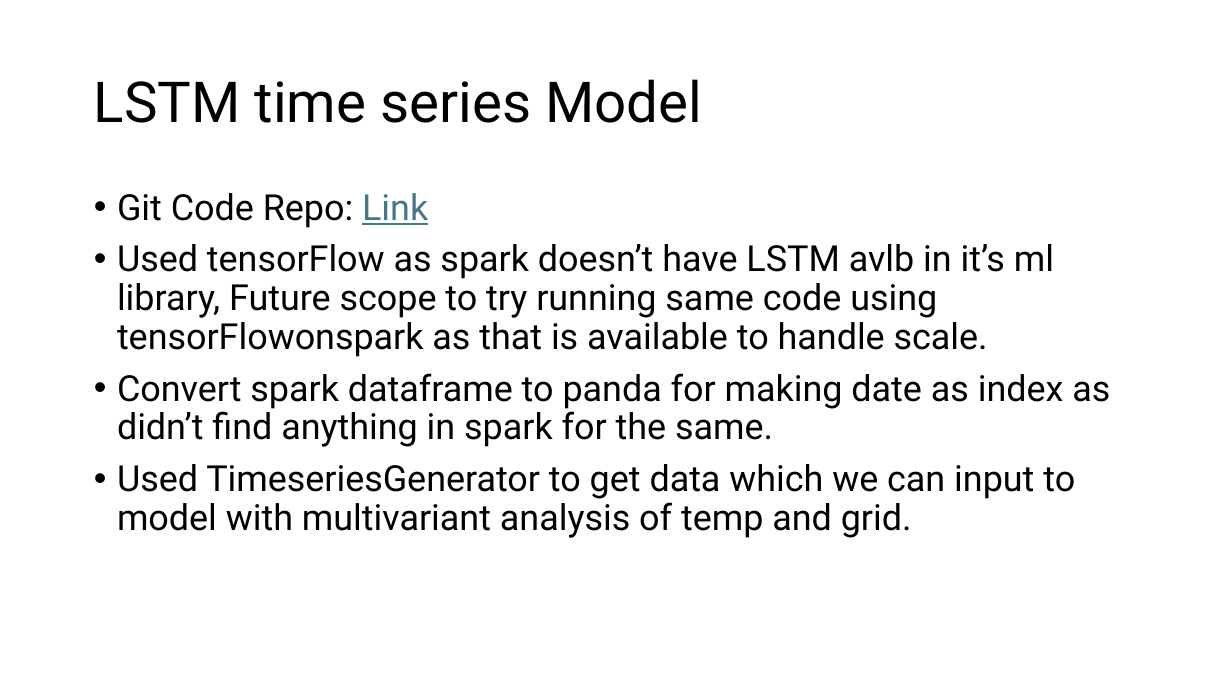
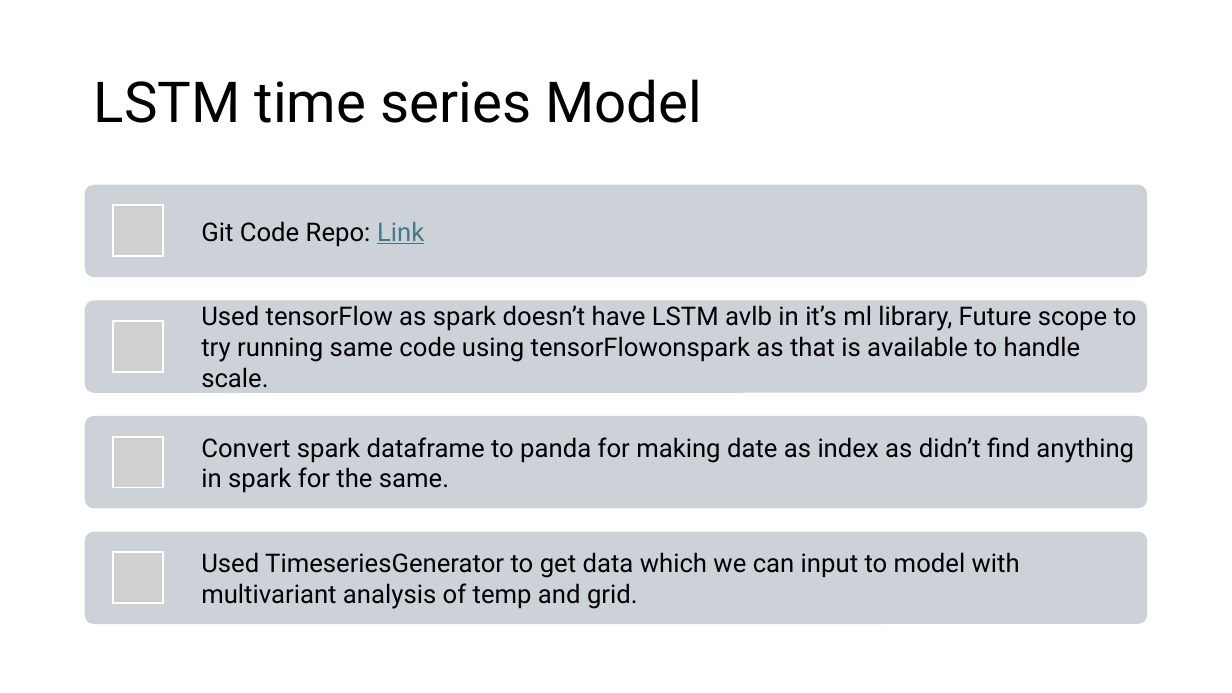
Before and after one commit to monikatyagiisc/grid-optimization-with-weather, a slide deck: slide 20 of DataEnggFinalProjectPPT.pptx (slide 8 before the commit). Drawn at 1232x693 pixels with LibreOffice and Linux fonts; fonts in the diff are those of the drawing; grey boxes stand for pictures. Boxes give left, top, right and bottom in pixels: in the first picture for what was removed or moved away, otherwise in the second. Text is boxed around its words. In the diff, an @@ line names an element or a change of style, - is before the commit and + after.

Commit message:
Update PPT

```diff
--- a/DataEnggFinalProjectPPT.pptx
+++ b/DataEnggFinalProjectPPT.pptx
@@ text removed at (117,193,1110,538) @@
-• Git Code Repo: Link
-• Used tensorFlow as spark doesn’t have LSTM avlb in it’s ml library, Future scope to try running same code using tensorFlowonspark as that is available to handle scale.
-• Convert spark dataframe to panda for making date as index as didn’t find anything in spark for the same.
-• Used TimeseriesGenerator to get data which we can input to model with multivariant analysis of temp and grid.
@@ group added at (85,185,1148,624): 4 rounded rectangles, 4 pictures, 4 texts @@
+Git Code Repo: Link
+Used tensorFlow as spark doesn’t have LSTM avlb in it’s ml library, Future scope to try running same code using tensorFlowonspark as that is available to handle scale.
+Convert spark dataframe to panda for making date as index as didn’t find anything in spark for the same.
+Used TimeseriesGenerator to get data which we can input to model with multivariant analysis of temp and grid.
```
Also in this commit, not shown: 4 other slides changed, 13 slides added.
